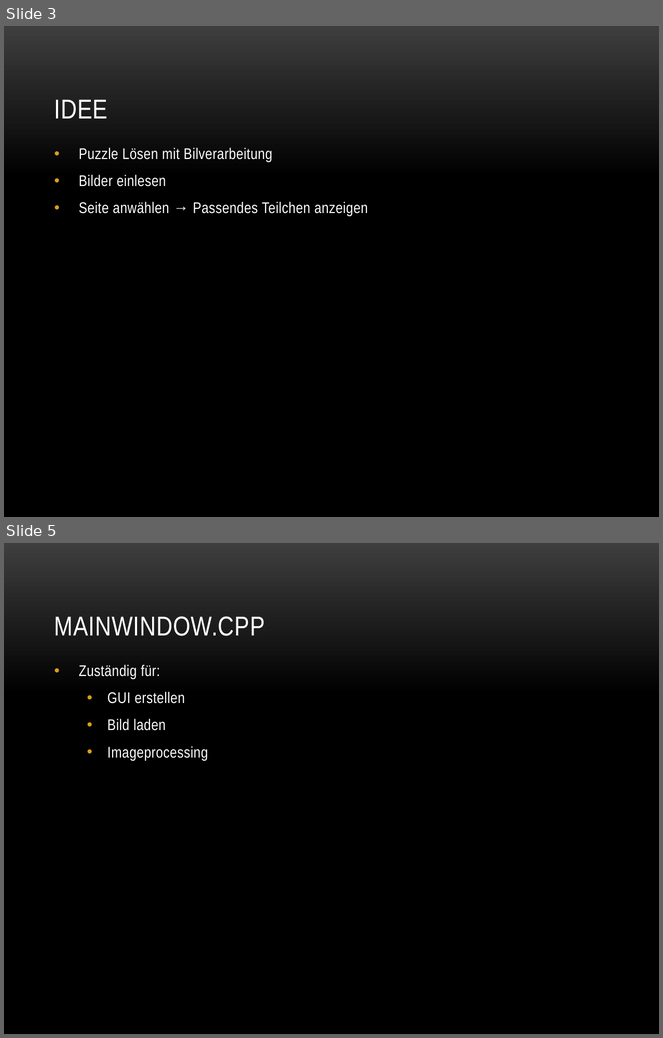
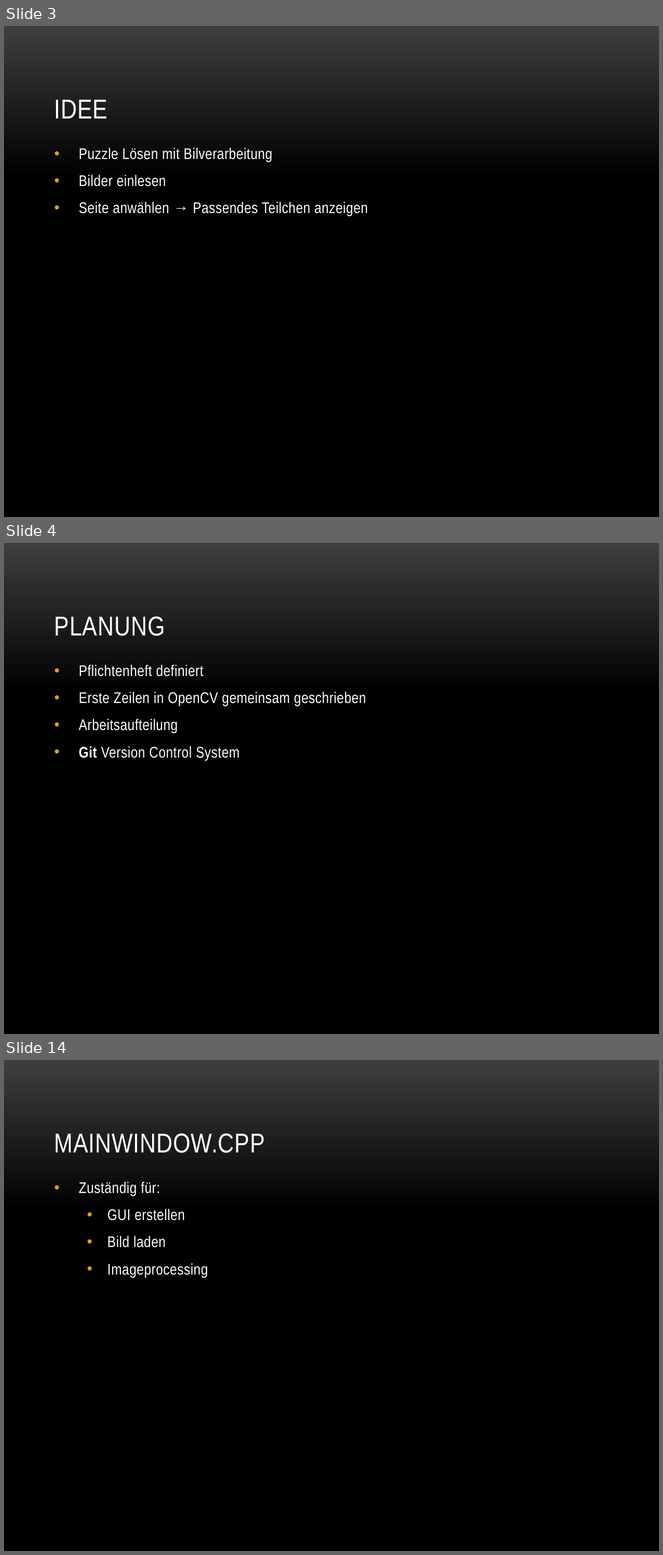
Before and after one commit to baertschi/Puzzle, a slide deck: Doku/Puzzle.pptx. Shown one above the other, each under a label of ours: slides 3 and 5 before the commit, slides 3, 4 and 14 after it; the slides between them are not shown. The pictures are 663x1038 and 663x1555 pixels, drawn with LibreOffice and Linux fonts; fonts in the diff are those of the drawing; background and template pictures are left out. Boxes give left, top, right and bottom in pixels: in the first picture for what was removed or moved away, otherwise in the second. Text is boxed around its words. In the diff, an @@ line names an element or a change of style, - is before the commit and + after.

```diff
--- a/Doku/Puzzle.pptx
+++ b/Doku/Puzzle.pptx
@@ slide 4 added at [4, 543, 659, 1034], background picture (left out) @@
@@ title added at [54, 616, 165, 636], 30 pt, text #FFFFFF @@
+PLANUNG
@@ text added at [79, 665, 366, 761], 17 pt, text #FFFFFF @@
+• Pflichtenheft definiert
+• Erste Zeilen in OpenCV gemeinsam geschrieben
+• Arbeitsaufteilung
+• Git Version Control System
@@ what was slide 5 is now slide 14 @@
```
Also in this commit, not shown: 1 slide changed, 8 other slides added, 1 other file.
